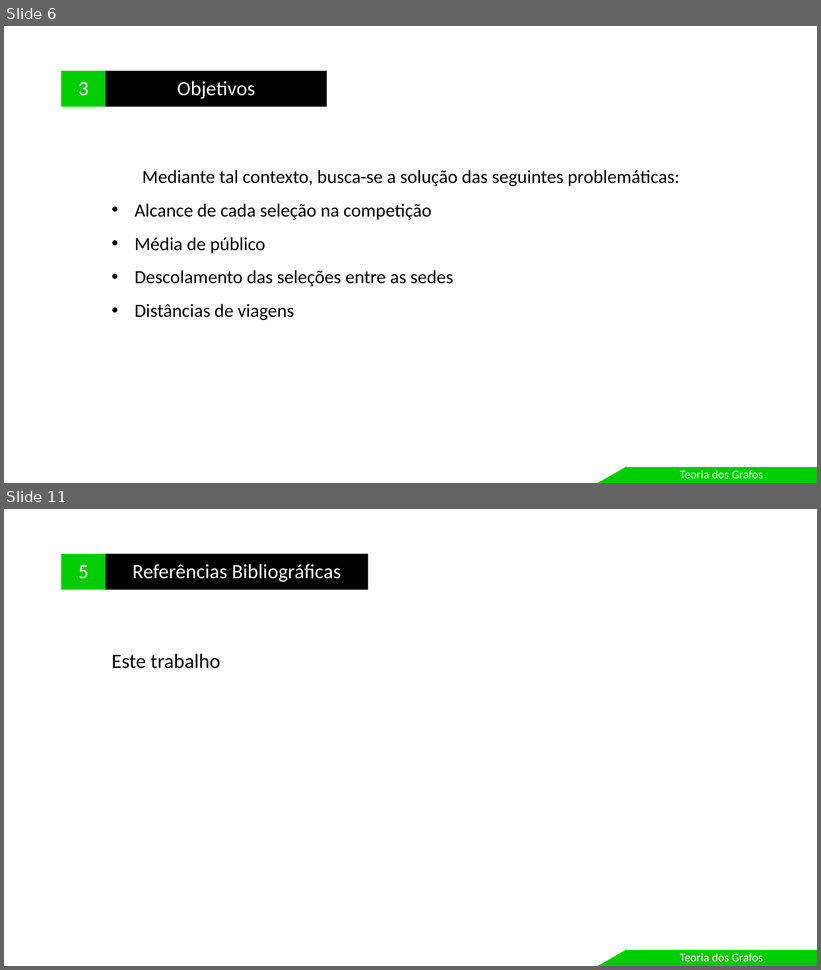
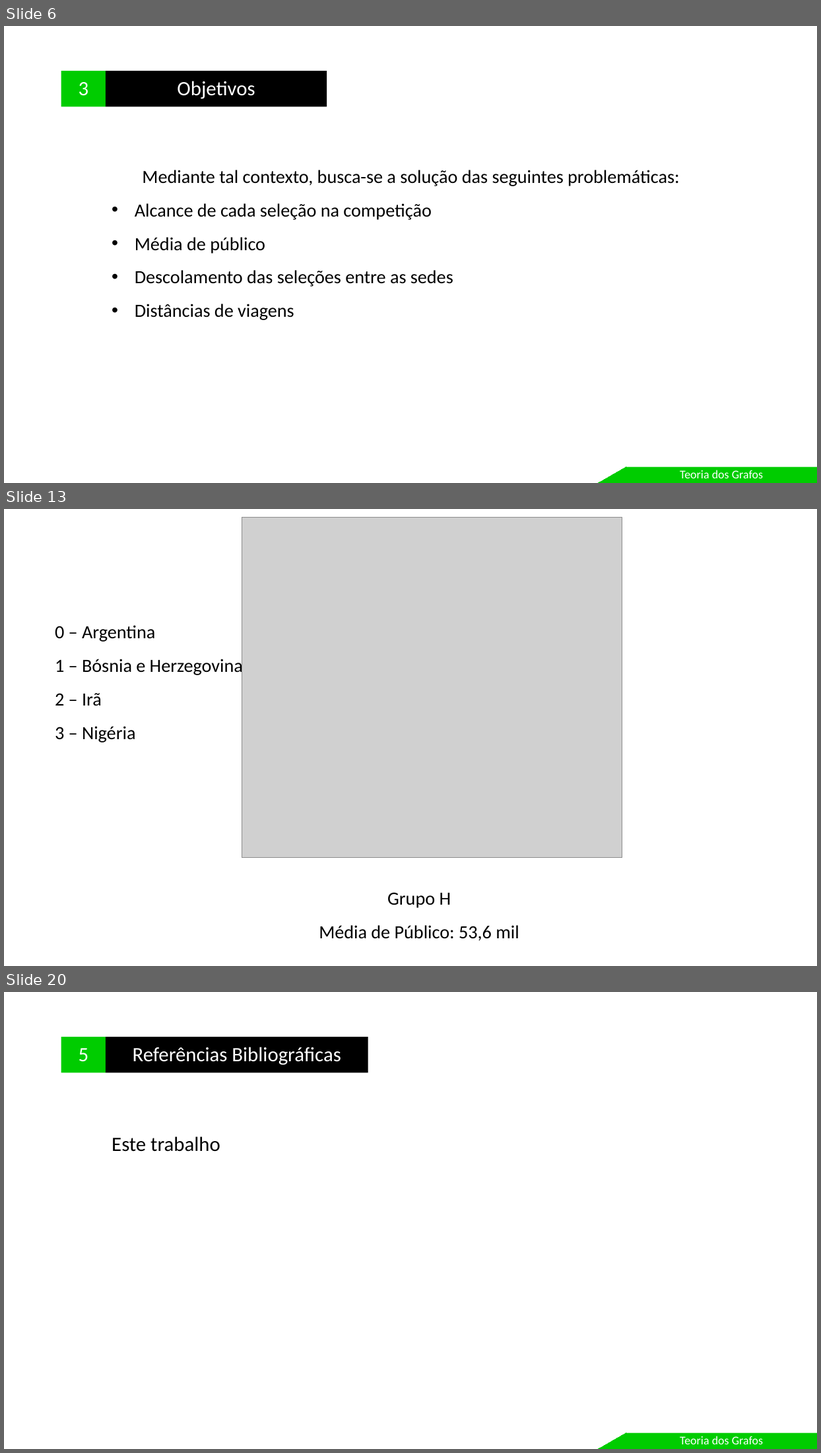
Before and after one commit to leandroungari/fctpp-grafos-sistema, a slide deck: apresentacao/Apresentacao.pptx. Shown one above the other, each under a label of ours: slides 6 and 11 before the commit, slides 6, 13 and 20 after it; the slides between them are not shown. The pictures are 821x970 and 821x1453 pixels, drawn with LibreOffice and Linux fonts; fonts in the diff are those of the drawing; grey boxes stand for pictures. Boxes give left, top, right and bottom in pixels: in the first picture for what was removed or moved away, otherwise in the second. Text is boxed around its words. In the diff, an @@ line names an element or a change of style, - is before the commit and + after.

```diff
--- a/apresentacao/Apresentacao.pptx
+++ b/apresentacao/Apresentacao.pptx
@@ slide 13 added at [4, 509, 817, 966], background #FFFFFF @@
@@ picture added at [242, 518, 622, 858] @@
@@ text added at [55, 625, 243, 743], 22 pt, text #000000 @@
+0 – Argentina
+1 – Bósnia e Herzegovina
+2 – Irã
+3 – Nigéria
@@ text added at [319, 892, 519, 941], 22 pt, text #000000 @@
+Grupo H
+Média de Público: 53,6 mil
@@ what was slide 11 is now slide 20 @@
```
Also in this commit, not shown: 3 slides changed, 10 other slides added, 2 slides removed, 11 other files.
